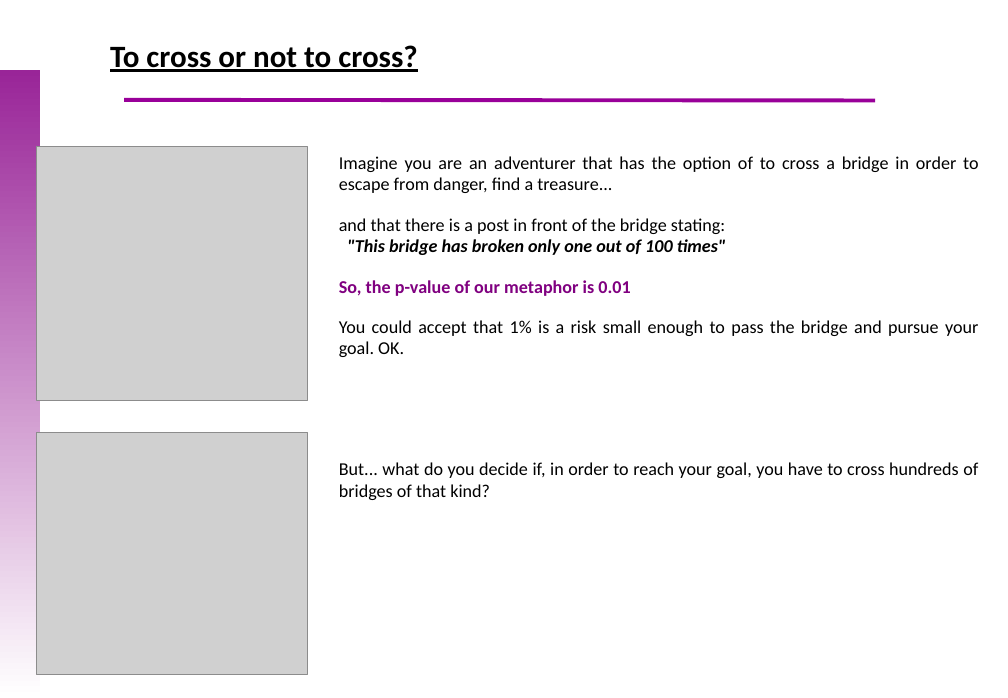
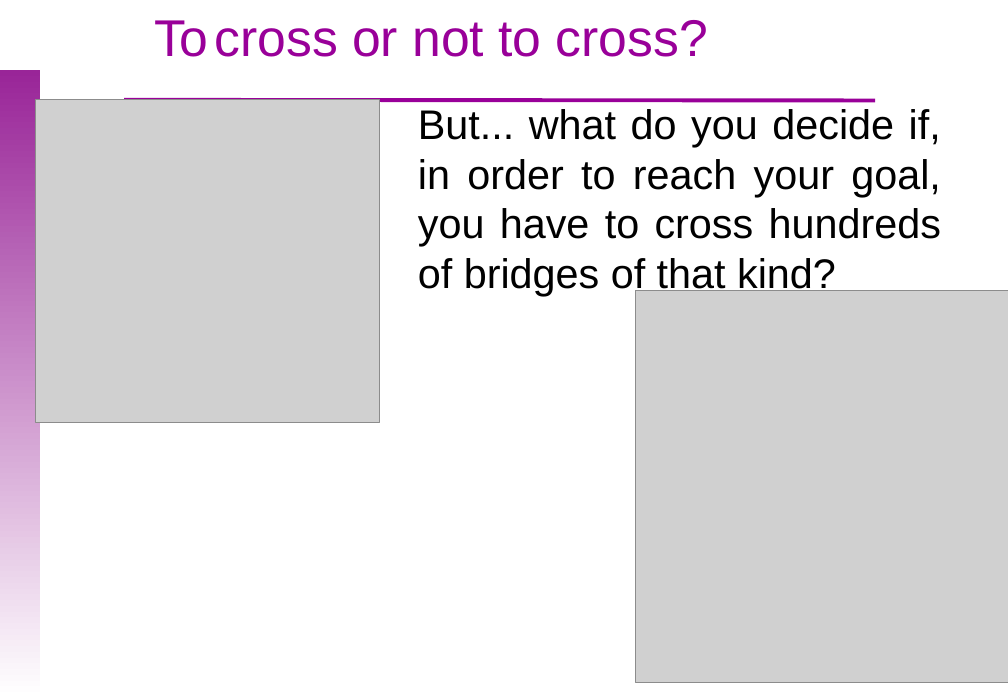
Before and after one commit to uebvhir/Course_Basic_Statistics_2019, a slide deck: slide 36 of Sessio_6/EBB_2018_Session_6_Hypothesis_tests.pptx (slide 37 before the commit). Drawn at 1008x698 pixels with LibreOffice and Linux fonts; fonts in the diff are those of the drawing; grey boxes stand for pictures; background and template pictures are left out. Boxes give left, top, right and bottom in pixels: in the first picture for what was removed or moved away, otherwise in the second. Text is boxed around its words. In the diff, an @@ line names an element or a change of style, - is before the commit and + after.

```diff
--- a/Sessio_6/EBB_2018_Session_6_Hypothesis_tests.pptx
+++ b/Sessio_6/EBB_2018_Session_6_Hypothesis_tests.pptx
@@ text "To cross or not to ..." moved from (x1=110, y1=45, x2=417, y2=72) to (x1=154, y1=20, x2=708, y2=57) @@
@@ text "To cross or not to ..." at (x1=154, y1=20, x2=708, y2=57): size 24 to 40 pt, font Calibri to Arial, text colour #000000 to #990099, bold off, underline off @@
@@ picture resized from (x1=36, y1=146, x2=307, y2=400) to (x1=35, y1=100, x2=380, y2=422) @@
@@ text added at (x1=418, y1=109, x2=941, y2=296), 32 pt, text #000000 @@
+But... what do you decide if, in order to reach your goal, you have to cross hundreds of bridges of that kind?
@@ text removed at (x1=339, y1=156, x2=978, y2=500) @@
-Imagine you are an adventurer that has the option of to cross a bridge in order to escape from danger, find a treasure...
-and that there is a post in front of the bridge stating: "This bridge has broken only one out of 100 times"
-So, the p-value of our metaphor is 0.01
-You could accept that 1% is a risk small enough to pass the bridge and pursue your goal. OK.
-But... what do you decide if, in order to reach your goal, you have to cross hundreds of bridges of that kind?
@@ picture resized from (x1=36, y1=433, x2=307, y2=675) to (x1=636, y1=290, x2=1008, y2=682) @@
```
Also in this commit, not shown: 4 other slides changed, 8 slides added, 2 slides removed, 15 other files.
